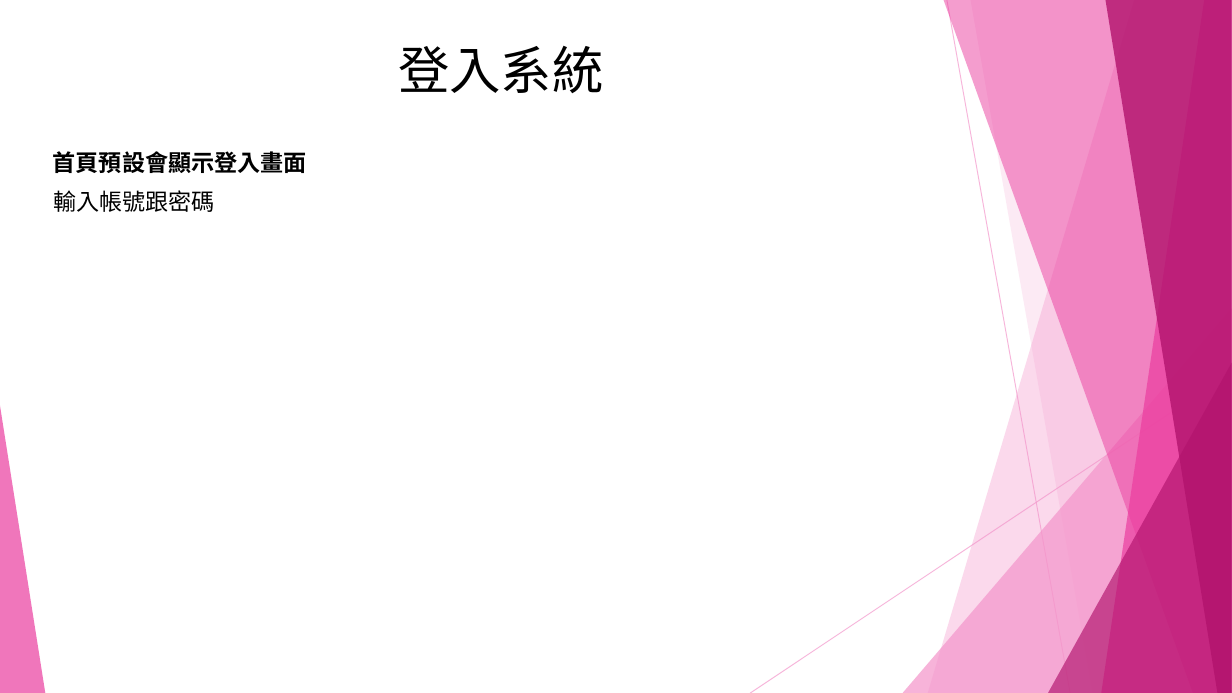
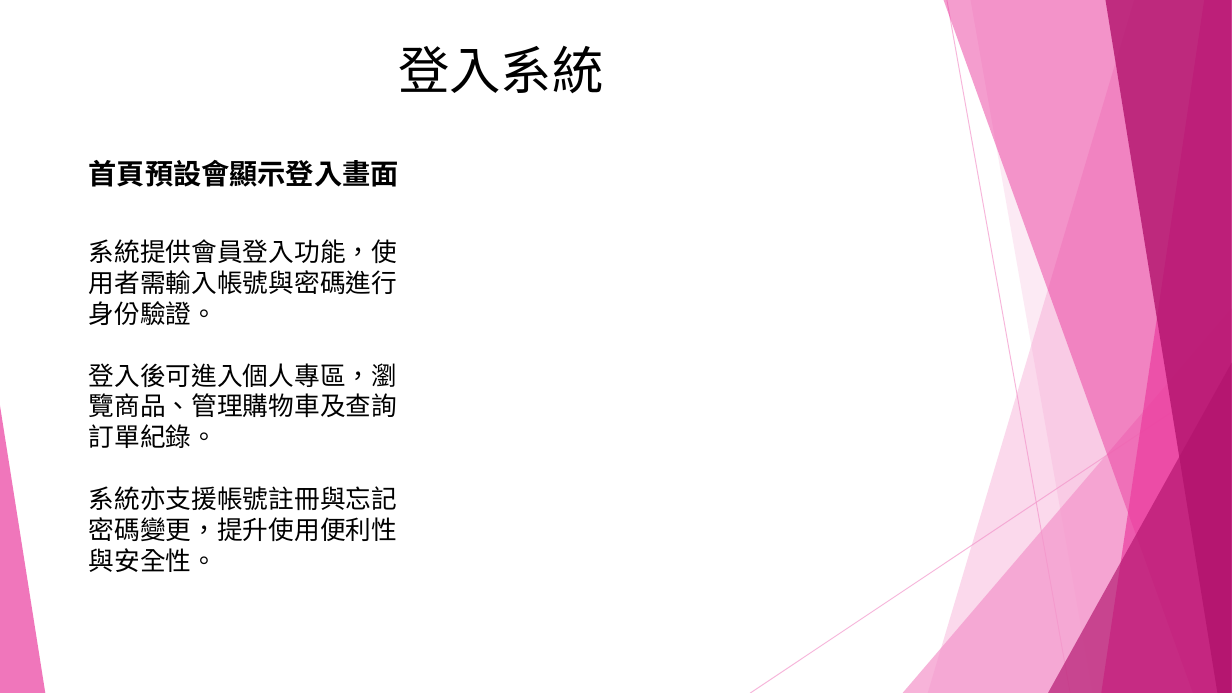
Before and after one commit to shoppingpd/powerpoint, a slide deck: slide 6 of ShoppingBuy專案1.pptx. Drawn at 1232x693 pixels with LibreOffice and Linux fonts; fonts in the diff are those of the drawing. Boxes give left, top, right and bottom in pixels: in the first picture for what was removed or moved away, otherwise in the second. Text is boxed around its words. In the diff, an @@ line names an element or a change of style, - is before the commit and + after.

```diff
--- a/ShoppingBuy專案1.pptx
+++ b/ShoppingBuy專案1.pptx
@@ text "首頁預設會顯示登入畫面": place and size @@
-text "首頁預設會顯示登入畫面" at [53, 151, 307, 173]
+text "首頁預設會顯示登入畫面" at [89, 160, 399, 187]
@@ text "首頁預設會顯示登入畫面" at [89, 160, 399, 187]: size 18 to 22 pt @@
@@ text at [89, 239, 397, 572]: text changed; size 18 to 20 pt; font Lato to Arial @@
-輸入帳號跟密碼
+系統提供會員登入功能，使用者需輸入帳號與密碼進行身份驗證。
+登入後可進入個人專區，瀏覽商品、管理購物車及查詢訂單紀錄。
+系統亦支援帳號註冊與忘記密碼變更，提升使用便利性與安全性。
```
Also in this commit, not shown: 12 other slides changed, 3 slides added.
